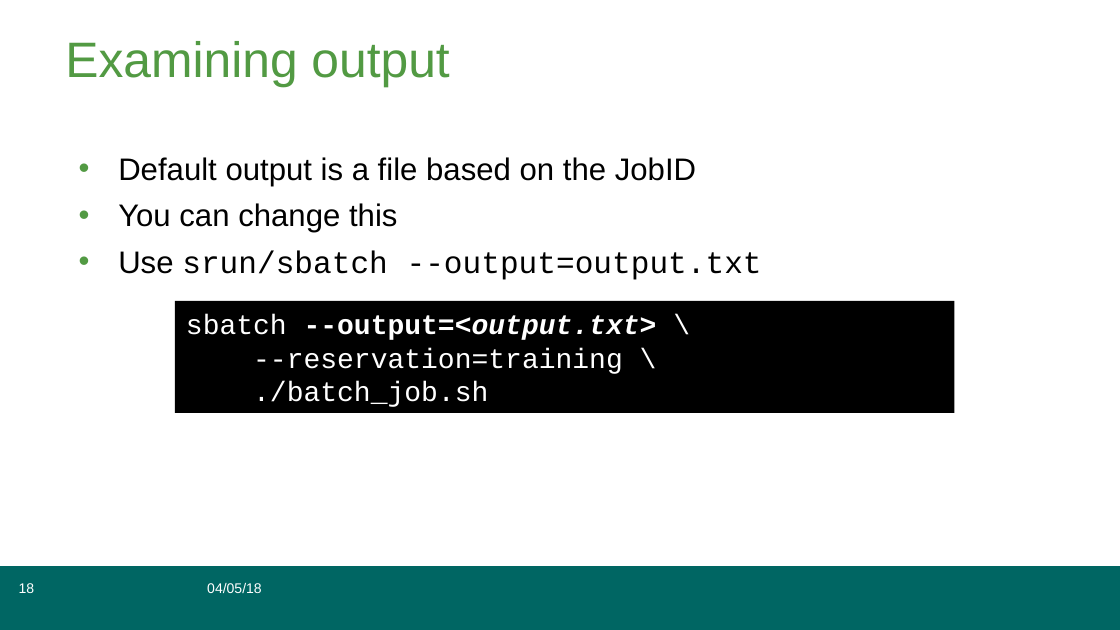
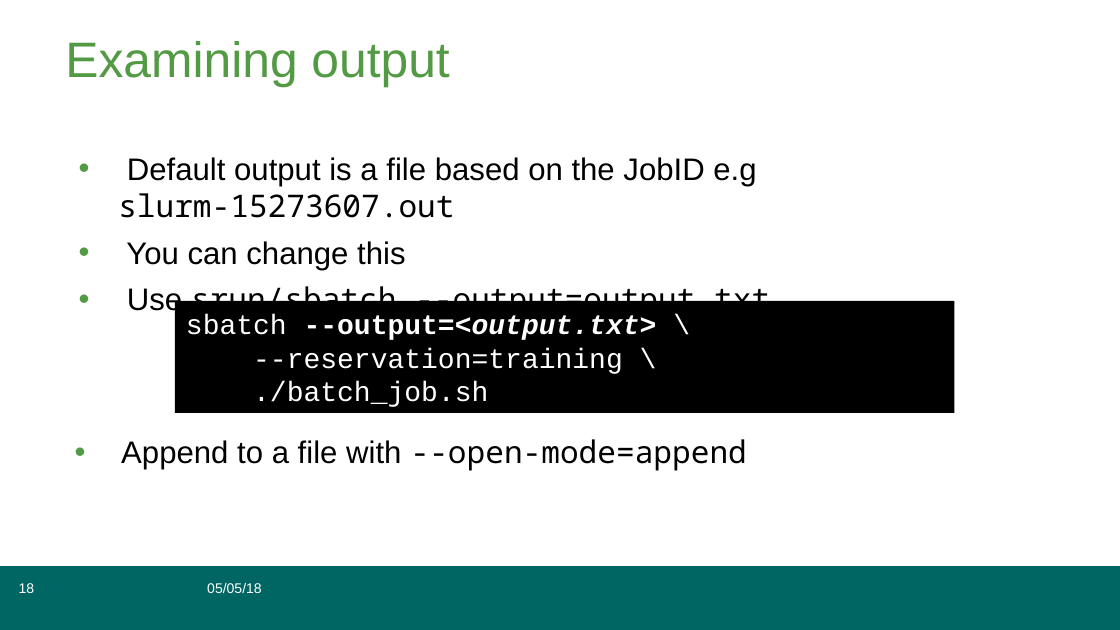
Before and after one commit to grimbough/embl_hpc, a slide deck: slide 18 of cluster_training2018.odp. Drawn at 1120x630 pixels with LibreOffice and Linux fonts; fonts in the diff are those of the drawing. Boxes give left, top, right and bottom in pixels: in the first picture for what was removed or moved away, otherwise in the second. Text is boxed around its words. In the diff, an @@ line names an element or a change of style, - is before the commit and + after.

```diff
--- a/cluster_training2018.odp
+++ b/cluster_training2018.odp
@@ text at (118, 157, 756, 218): text changed @@
-• Default output is a file based on the JobID
+• Default output is a file based on the JobID e.g slurm-15273607.out
@@ text at (127, 282, 770, 319): font Courier New to Noto Sans Mono in "srun/sbatch --output=output.txt" @@
@@ text added at (121, 439, 747, 471), 20 pt, text #000000 @@
+• Append to a file with --open-mode=append
@@ text in free at (207, 583, 261, 593): text changed @@
-04/05/18
+05/05/18
```
Also in this commit, not shown: 74 other slides changed, 6 slides added, 5 slides removed, 4 other files.
